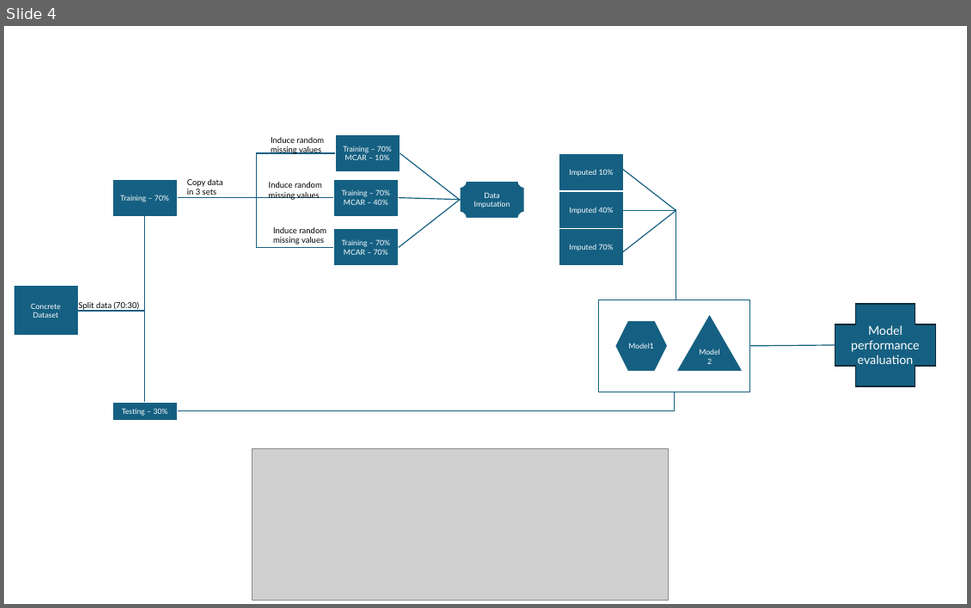
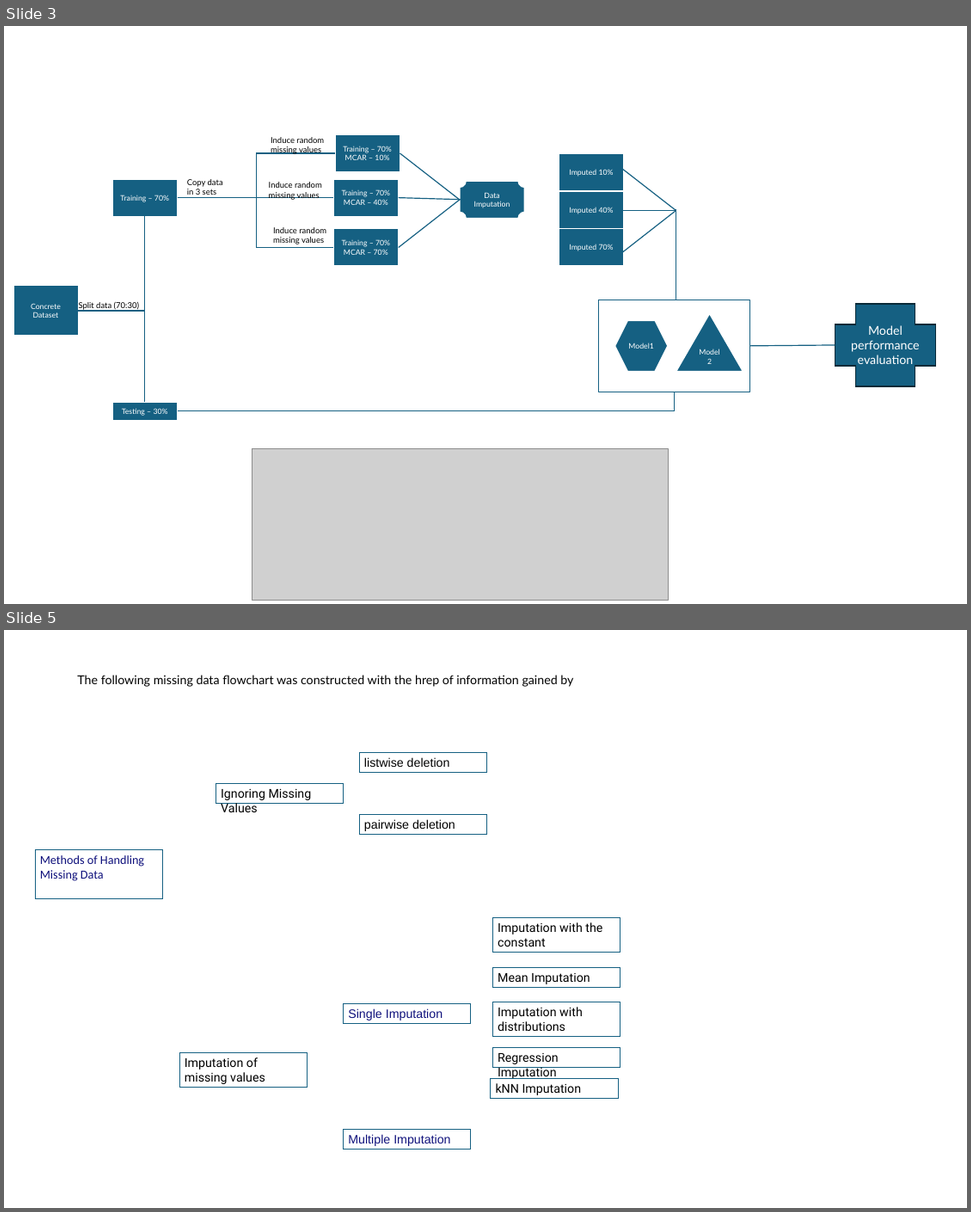
Before and after one commit to sver96/ds-group-42-pba-3, a slide deck: MEng_TaskB/Workflow.pptx. Shown one above the other, each under a label of ours: slide 4 before the commit, slides 3 and 5 after it; the slides between them are not shown. The pictures are 971x608 and 971x1212 pixels, drawn with LibreOffice and Linux fonts; fonts in the diff are those of the drawing; grey boxes stand for pictures. Boxes give left, top, right and bottom in pixels: in the first picture for what was removed or moved away, otherwise in the second. Text is boxed around its words. In the diff, an @@ line names an element or a change of style, - is before the commit and + after.

Commit message:
WOrked on the flowchart and reports for PGDIP and MENG

```diff
--- a/MEng_TaskB/Workflow.pptx
+++ b/MEng_TaskB/Workflow.pptx
@@ slide 5 added at (x1=4, y1=630, x2=967, y2=1208), background #FFFFFF @@
@@ text added at (x1=77, y1=675, x2=573, y2=687), 18 pt, text #000000 @@
+The following missing data flowchart was constructed with the hrep of information gained by
@@ rectangle added at (x1=360, y1=752, x2=487, y2=772), outline #156082 0.75 pt, 18 pt, text #000000 @@
+listwise deletion
@@ rectangle added at (x1=216, y1=784, x2=344, y2=803), outline #156082 0.75 pt, 18 pt, text #000000 @@
+Ignoring Missing Values
@@ rectangle added at (x1=360, y1=814, x2=487, y2=834), outline #156082 0.75 pt, 18 pt, text #000000 @@
+pairwise deletion
@@ rectangle added at (x1=35, y1=849, x2=163, y2=898), outline #156082 0.75 pt, 18 pt, text #0F117C @@
+Methods of Handling Missing Data
@@ rectangle added at (x1=492, y1=917, x2=621, y2=952), outline #156082 0.75 pt, 18 pt, text #000000 @@
+Imputation with the constant
@@ rectangle added at (x1=492, y1=967, x2=621, y2=987), outline #156082 0.75 pt, 18 pt, text #000000 @@
+Mean Imputation
@@ rectangle added at (x1=344, y1=1004, x2=471, y2=1023), outline #156082 0.75 pt, 18 pt, text #0F117C @@
+Single Imputation
@@ rectangle added at (x1=492, y1=1002, x2=621, y2=1037), outline #156082 0.75 pt, 18 pt, text #000000 @@
+Imputation with distributions
@@ rectangle added at (x1=179, y1=1052, x2=308, y2=1088), outline #156082 0.75 pt, 18 pt, text #000000 @@
+Imputation of missing values
@@ rectangle added at (x1=492, y1=1047, x2=621, y2=1067), outline #156082 0.75 pt, 18 pt, text #000000 @@
+Regression Imputation
@@ rectangle added at (x1=491, y1=1078, x2=618, y2=1098), outline #156082 0.75 pt, 18 pt, text #000000 @@
+kNN Imputation
@@ rectangle added at (x1=344, y1=1129, x2=471, y2=1149), outline #156082 0.75 pt, 18 pt, text #0F117C @@
+Multiple Imputation
@@ what was slide 4 is now slide 3 @@
```
Also in this commit, not shown: 3 other slides added, 3 slides removed, 8 other files.
